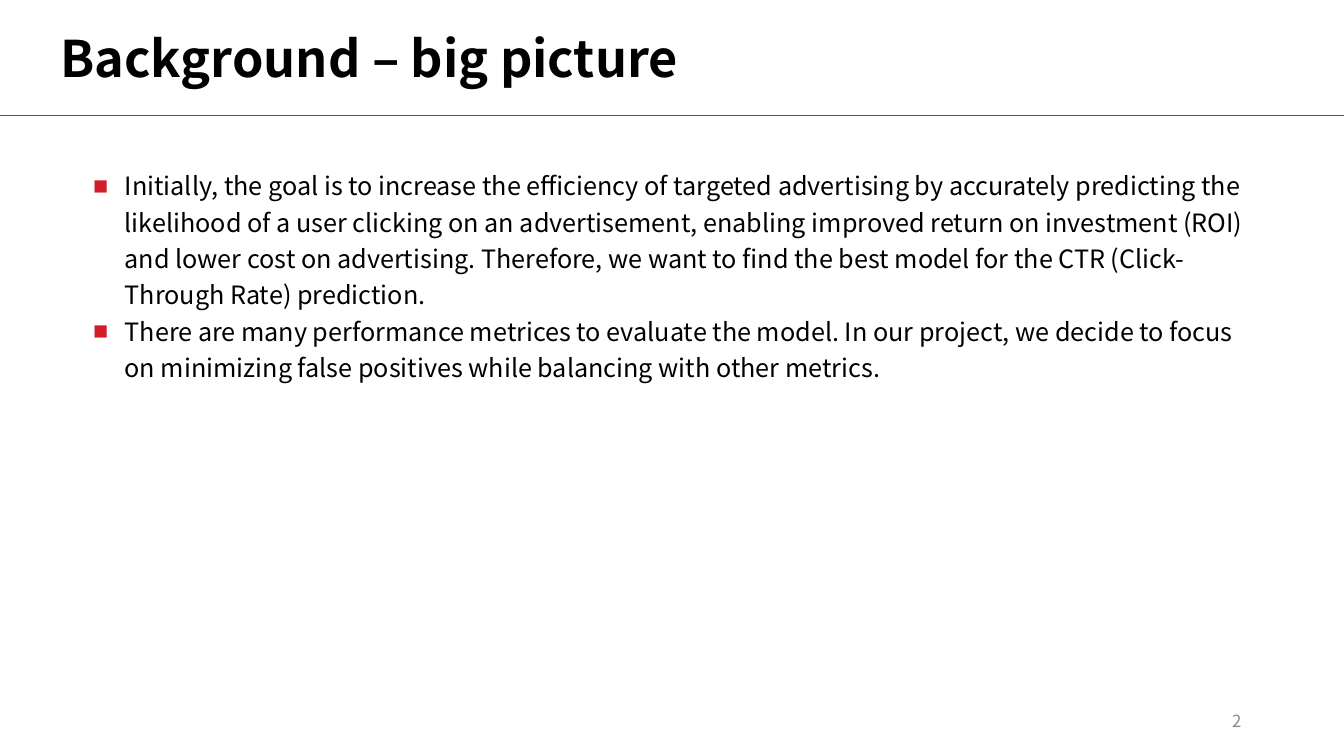
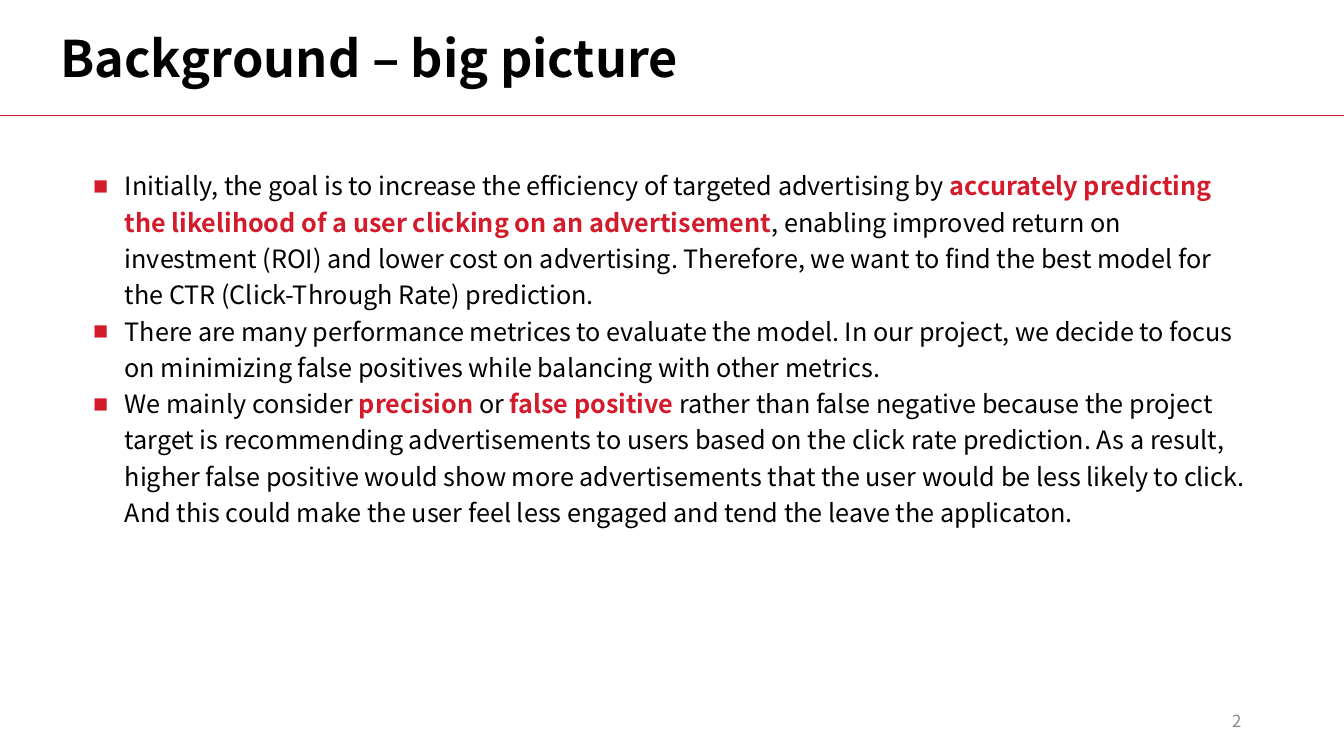
Before and after one commit to LiyangSong/Advertisement-CTR-Prediction, a slide deck: slide 2 of submissions/phase3/stepvii.pptx. Drawn at 1344x756 pixels with LibreOffice and Linux fonts; fonts in the diff are those of the drawing. Boxes give left, top, right and bottom in pixels: in the first picture for what was removed or moved away, otherwise in the second. Text is boxed around its words. In the diff, an @@ line names an element or a change of style, - is before the commit and + after.

```diff
--- a/submissions/phase3/stepvii.pptx
+++ b/submissions/phase3/stepvii.pptx
@@ text at bbox=[125, 174, 1212, 311]: text colour #000000 to #D41B2C, bold on in "accurately predicting the likelihood of a user ..." @@
@@ text at bbox=[125, 392, 1245, 528]: paragraph added @@
+■ We mainly consider precision or false positive rather than false negative because the project target is recommending advertisements to users based on the click rate prediction. As a result, higher false positive would show more advertisements that the user would be less likely to click. And this could make the user feel less engaged and tend the leave the applicaton.
```
Also in this commit, not shown: 1 other slide changed, 19 other files.
